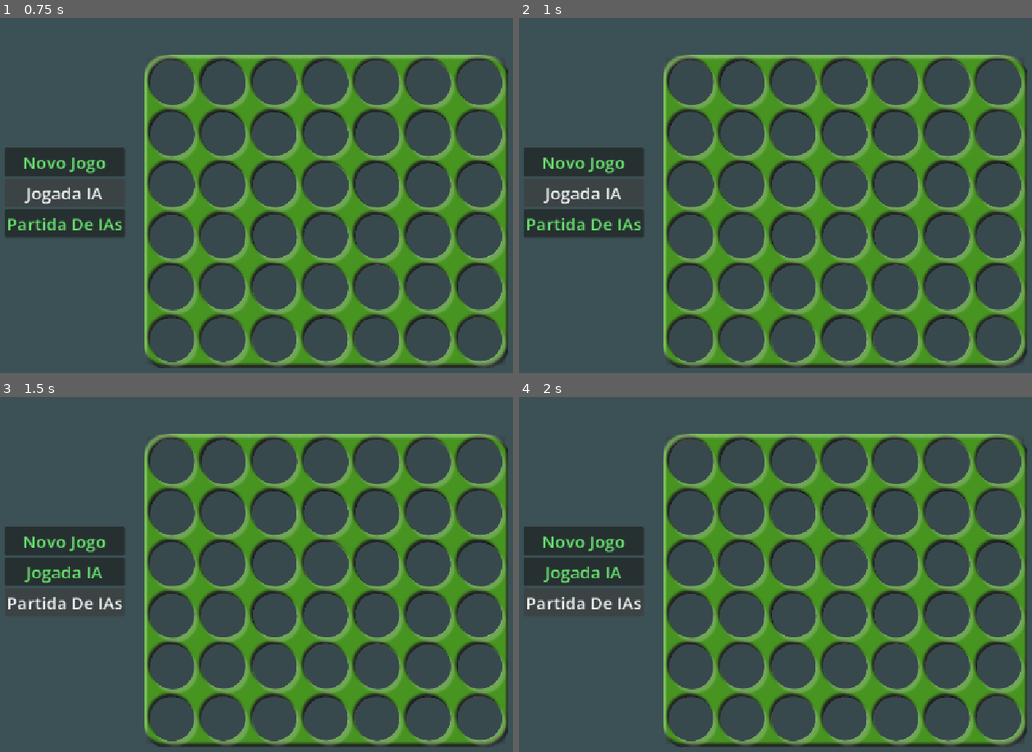
Above: before the commit, frames 1-4 (two rows, left to right).
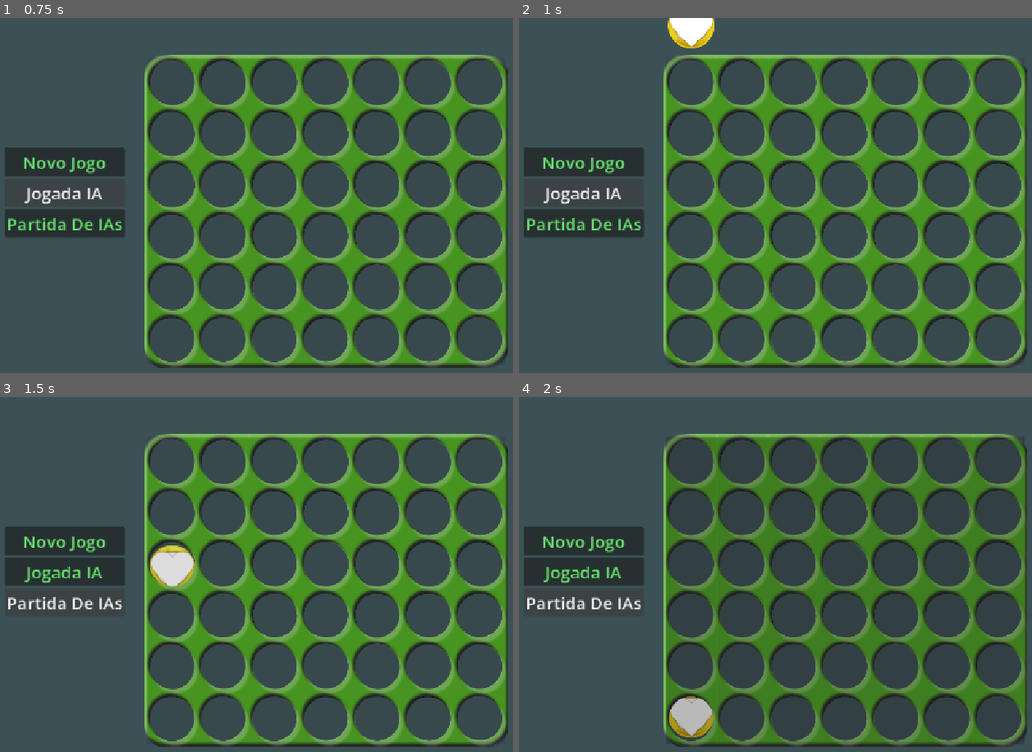
Above: after the commit, the same moments.

Repository: Guilherme-C-Ferrari/Connect-4
Game: Godot game, scene res://Cenas/Connect-4.tscn
Two runs of this game, one before a commit and one after it. Both use one fixed random seed, a clock stepped at 60 frames per second and the inputs below.
Inputs:
- Up to frame 1 (0.75 s): click "Jogada IA" at 0.5 s
- Up to frame 2 (1 s): no input
- Up to frame 3 (1.5 s): click "Partida De IAs" at 1.25 s
- Up to frame 4 (2 s): no input

Frame 1 is identical in both runs. In frame 2, 0.7% of the frame differs, in the area x 28-39%, y 0-9%; in frame 3, 0.8%; in frame 4, 4.6%, in the area x 28-99%, y 11-97%.

Commit message:
Jogada IA basica funcional

Diff:
--- a/Scripts/Connect_4.gd
+++ b/Scripts/Connect_4.gd
@@ -46,18 +46,19 @@
 	else:
 		return false
 
-func jogada_maquina():
-	# Implementar
-	pass
+func jogada_maquina() -> void:
+	desabilitar_botoes()
+	var jogador = jogo.jogador_atual()
+	var jogada_ia : Jogada = ia.melhor_jogada(jogo.duplicate(true), jogador, 6)
+	_on_coluna_pressionada(jogada_ia.movimento)
 
 func avaliar_final(jogador: String) -> void:
 	var avaliacao: float = jogo.avaliar()
-	if avaliacao != 0.5:
-		if avaliacao == 100 or avaliacao == -100:
-			if jogador == "A":
-				fim_jogo("Amarelo Venceu!")
-			elif jogador == "V":
-				fim_jogo("Vermelho Venceu!")
+	if abs(avaliacao) == 100:
+		if jogador == "A":
+			fim_jogo("Amarelo Venceu!")
+		elif jogador == "V":
+			fim_jogo("Vermelho Venceu!")
 	elif jogo.empate():
 		fim_jogo("EMPATOU")
 
@@ -88,6 +89,6 @@
 	if botao.name == "BotaoNovoJogo":
 		reset_game()
 	elif botao.name == "BotaoJogadaIA":
-		print("Jogada IA")
+		jogada_maquina()
 	elif botao.name == "BotaoPartidaIA":
 		print("Partida De IAs")
--- a/Scripts/Minimax.gd
+++ b/Scripts/Minimax.gd
@@ -3,3 +3,49 @@
 
 const TABULEIRO = preload("res://Scripts/TabuleiroLogico.gd")
 const JOGADA = preload ("res://Scripts/Jogada.gd")
+
+func melhor_jogada(tabuleiro: Tabuleiro, jogador: String, profundidade_maxima: int) -> Jogada:
+	var jogada: Jogada = minimax(tabuleiro, jogador, profundidade_maxima, 0)
+	return jogada
+
+func minimax(tabuleiro: Tabuleiro, jogador: String, profundidade_maxima: int, profundidade: int) -> Jogada:
+	var avaliacao: float = tabuleiro.avaliar()
+	if tabuleiro.empate() or abs(avaliacao) == 100 or profundidade == profundidade_maxima:
+		var jog: Jogada = JOGADA.new(-1, avaliacao)
+		return jog
+
+	var melhores_jogadas: Array = []
+	var melhor_pontuacao: float
+	if tabuleiro.jogador_atual() == jogador:
+		melhor_pontuacao = -INF
+	else:
+		melhor_pontuacao = INF
+
+	for movimento in tabuleiro.jogadas_possiveis():
+		var novo_tabuleiro: Tabuleiro = tabuleiro.movimentar(movimento, jogador)
+		var novo_jogador: String = tabuleiro.JOGADOR_AMARELO if jogador == tabuleiro.JOGADOR_VERMELHO else tabuleiro.JOGADOR_VERMELHO
+		var jogada: Jogada = minimax(novo_tabuleiro, novo_jogador, profundidade_maxima, profundidade + 1)
+
+		jogada.movimento = movimento
+		if profundidade == 0:
+			print("JOGADA: ", jogada.movimento, " Avaliacao: ", jogada.avaliacao)
+
+		# Atualiza a melhor jogada
+		if tabuleiro.jogador_atual() == jogador:
+			if jogada.avaliacao > melhor_pontuacao:
+				melhor_pontuacao = jogada.avaliacao
+				melhores_jogadas = []
+				melhores_jogadas.append(jogada)
+			elif jogada.avaliacao == melhor_pontuacao:
+				melhores_jogadas.append(jogada)
+		else:
+			if jogada.avaliacao < melhor_pontuacao:
+				melhor_pontuacao = jogada.avaliacao
+				melhores_jogadas = []
+				melhores_jogadas.append(jogada)
+			elif jogada.avaliacao == melhor_pontuacao:
+				melhores_jogadas.append(jogada)
+
+	# Retorna uma dentre as melhores jogadas
+	melhores_jogadas.shuffle()
+	return melhores_jogadas[0]
--- a/Scripts/TabuleiroLogico.gd
+++ b/Scripts/TabuleiroLogico.gd
@@ -29,7 +29,7 @@
 	return true
 
 func avaliar() -> float:
-	var eval: float = 0.5
+	var eval: float = 0
 	for i in range(LINHAS):
 		for j in range(COLUNAS):
 			if j < 4:
